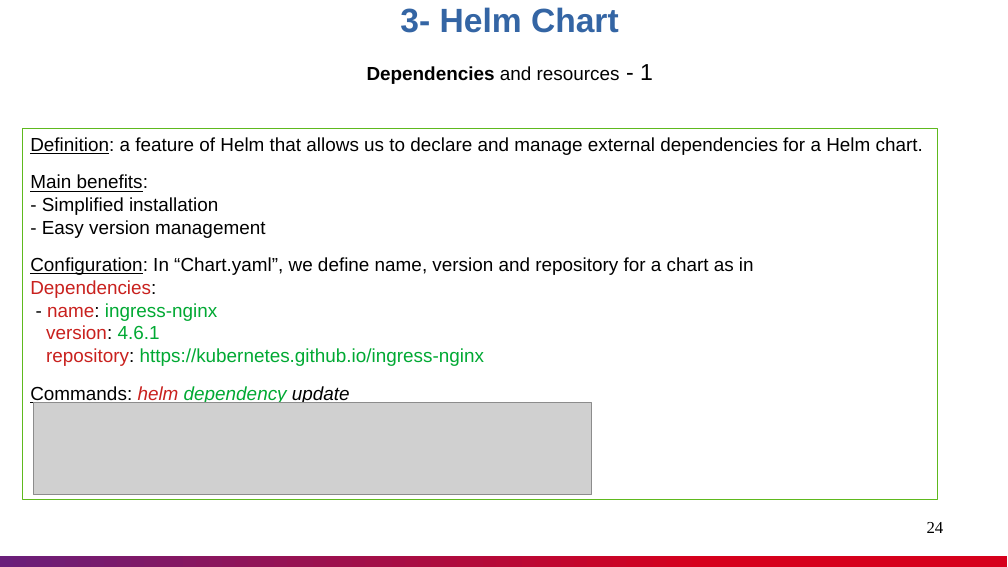
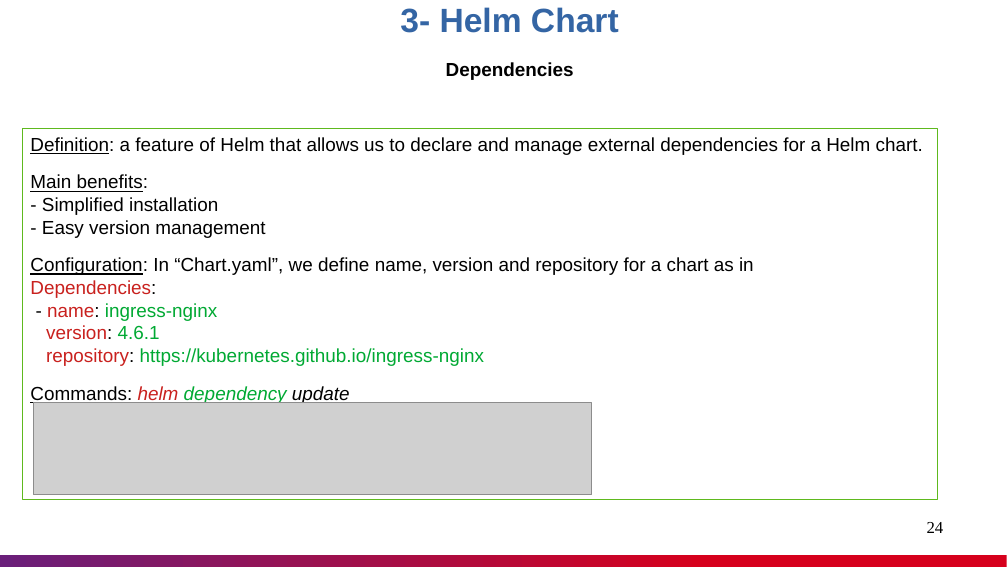
Before and after one commit to nashtech-garage/azure-devops-ci-cd, a slide deck: slide 24 of helm/documents/Helm_Knowledge_Sharing.pptx. Drawn at 1008x567 pixels with LibreOffice and Linux fonts; fonts in the diff are those of the drawing; grey boxes stand for pictures. Boxes give left, top, right and bottom in pixels: in the first picture for what was removed or moved away, otherwise in the second. Text is boxed around its words. In the diff, an @@ line names an element or a change of style, - is before the commit and + after.

Commit message:
update Helm demo

```diff
--- a/helm/documents/Helm_Knowledge_Sharing.pptx
+++ b/helm/documents/Helm_Knowledge_Sharing.pptx
@@ text at box(400, 7, 619, 80): text changed @@
-3- Helm Chart
-Dependencies and resources - 1
+3- Helm Chart
+Dependencies
```
Also in this commit, not shown: 1 other slide changed, 1 slide removed, 1 other file.
